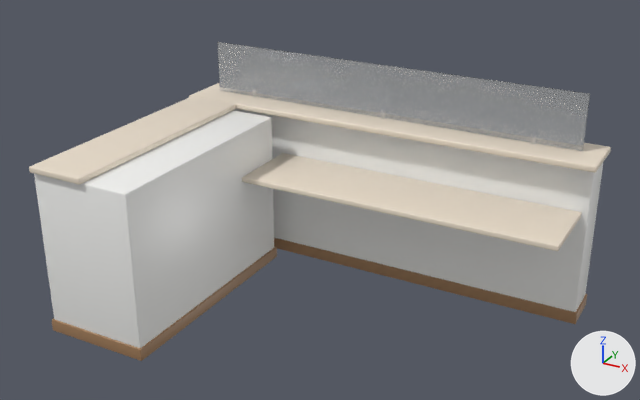
Renders of the glTF model frontend/dist/models/furniture/reception_counter.glb from each side of a commit.
One viewpoint serves both versions: a 50 mm camera at (2.32, -4.9, 2.95) aimed at (-0.05, -0.6, 0.8). Lighting does not change. The marker at lower right points along +X, +Y and +Z. The older version comes first. Vertices at exactly the same position are counted once.

Objects in the first picture: 'Baseboard_Front', 'CounterTopPublic', 'FrontBody', 'GlassVisor', 'InternalDesk', 'ReturnBaseboard', 'ReturnBody', 'ReturnTopPublic' and 3 more.
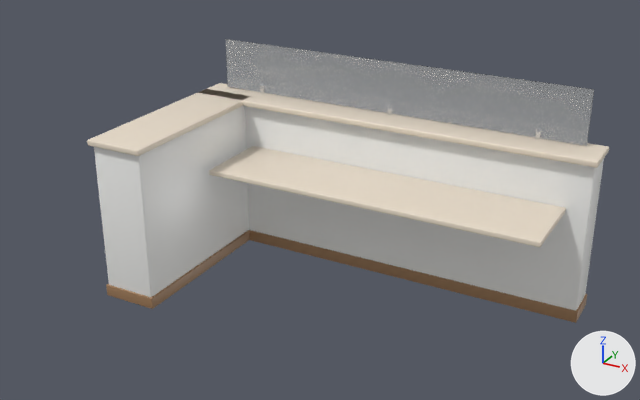
Where the newer file only moved an object's origin or applied its transform, the numbers keep the older frame.

Location of each change, (x1, y1, x2, y2) in pixels of the pictures (640 x 400 px):
'ReturnBody', moved, rescaled (35% narrower, 20% shorter)
    before: (34, 110, 274, 348)
    after: (94, 106, 249, 297)
'FrontBody', moved
    before: (234, 109, 603, 312)
    after: (244, 106, 604, 311)
'GlassVisor', moved
    before: (217, 42, 590, 151)
    after: (226, 39, 594, 146)
'CounterTopPublic', rescaled
    before: (189, 83, 611, 173)
    after: (198, 83, 609, 168)
'ReturnTopPublic', moved, rescaled (21% narrower, 24% shorter)
    before: (29, 96, 236, 185)
    after: (87, 89, 250, 156)
'ReturnBaseboard', moved, rescaled (36% narrower, 31% shorter)
    before: (52, 246, 277, 361)
    after: (106, 230, 250, 309)
'Baseboard_Front', moved
    before: (274, 238, 587, 324)
    after: (249, 230, 587, 323)

Diff of the bpy script that builds the scene:
```diff
--- a/frontend/dist/models/furniture/reception_counter.glb.py
+++ b/frontend/dist/models/furniture/reception_counter.glb.py
@@ me_cube @@
-me_cube.from_pydata(...)  # 96 vertices, 188 faces; spans x -1.4..1.4, y 0.08..0.34, z 0.02..1.06
+me_cube.from_pydata(...)  # 96 vertices, 188 faces; spans x -1.4..1.4, y 0.1..0.34, z 0.02..1.06
+# me_cube part 1: the whole mesh is moved by (0.0, 0.01, 0.0)
 me_cube.materials.append(mat_mat_offwhitelacquer)
@@ me_cube_001 @@
-me_cube_001.from_pydata(...)  # 96 vertices, 188 faces; spans x -1.41..1.41, y 0.07..0.35, z 0.0..0.08
+me_cube_001.from_pydata(...)  # 96 vertices, 188 faces; spans x -1.41..1.41, y 0.09..0.35, z 0.0..0.08
+# me_cube_001 part 2: the whole mesh is moved by (0.0, 0.01, 0.0)
 me_cube_001.materials.append(mat_mat_darkwoodtrim)
@@ me_cube_013 @@
-me_cube_013.from_pydata(...)  # 152 vertices, 300 faces; spans x -1.43..1.43, y -0.03..0.35, z 1.06..1.1
+me_cube_013.from_pydata(...)  # 152 vertices, 300 faces; spans x -1.42..1.42, y -0.15..0.15, z -0.02..0.02
+# me_cube_013 part 3: the whole mesh is scaled about its middle by (0.993, 0.783, 1), then moved by (0.0, -0.16, -1.08)
 me_cube_013.materials.append(mat_mat_counteroak)
@@ me_cube_014 @@
-me_cube_014.from_pydata(...)  # 96 vertices, 188 faces; spans x -1.3..1.3, y 0.17..0.19, z 1.11..1.45
+me_cube_014.from_pydata(...)  # 96 vertices, 188 faces; spans x -1.3..1.3, y -0.01..0.01, z -0.17..0.17
+# me_cube_014 part 4: the whole mesh is moved by (0.0, -0.18, -1.28)
 me_cube_014.materials.append(mat_mat_glassvisor)
@@ me_cube_015 @@
-me_cube_015.from_pydata(...)  # 96 vertices, 188 faces; spans x -1.4..-0.72, y -1.55..-0.05, z 0.02..1.06
+me_cube_015.from_pydata(...)  # 96 vertices, 188 faces; spans x -0.18..0.18, y -0.6..0.6, z -0.52..0.52
+# me_cube_015 part 5: the whole mesh is scaled about its middle by (0.522, 0.799, 1), then moved by (1.06, 0.8, -0.54)
 me_cube_015.materials.append(mat_mat_offwhitelacquer)
@@ me_cube_016 @@
-me_cube_016.from_pydata(...)  # 96 vertices, 188 faces; spans x -1.41..-0.71, y -1.56..-0.04, z 0.0..0.08
+me_cube_016.from_pydata(...)  # 96 vertices, 188 faces; spans x -0.19..0.19, y -0.61..0.61, z -0.04..0.04
+# me_cube_016 part 6: the whole mesh is scaled about its middle by (0.54, 0.802, 1), then moved by (1.06, 0.8, -0.04)
 me_cube_016.materials.append(mat_mat_darkwoodtrim)
@@ me_cube_017 @@
-me_cube_017.from_pydata(...)  # 152 vertices, 300 faces; spans x -1.4..-1.02, y -1.58..-0.02, z 1.06..1.1
+me_cube_017.from_pydata(...)  # 152 vertices, 300 faces; spans x -0.2..0.2, y -0.63..0.63, z -0.02..0.02
+# me_cube_017 part 7: the whole mesh is scaled about its middle by (1.05, 0.806, 1), then moved by (1.21, 0.8, -1.08)
 me_cube_017.materials.append(mat_mat_counteroak)
@@ ob_countertoppublic @@
 ob_countertoppublic = bpy.data.objects.new('CounterTopPublic', me_cube_013)
-ob_countertoppublic.location = (0.0, 0.0, 0.0)
+ob_countertoppublic.location = (0.0, 0.2, 1.08)
@@ ob_glassvisor @@
 ob_glassvisor = bpy.data.objects.new('GlassVisor', me_cube_014)
-ob_glassvisor.location = (0.0, 0.0, 0.0)
+ob_glassvisor.location = (0.0, 0.28, 1.28)
@@ ob_returnbody @@
 ob_returnbody = bpy.data.objects.new('ReturnBody', me_cube_015)
-ob_returnbody.location = (0.0, 0.0, 0.0)
+ob_returnbody.location = (-1.22, -0.45, 0.54)
@@ ob_returnbaseboard @@
 ob_returnbaseboard = bpy.data.objects.new('ReturnBaseboard', me_cube_016)
-ob_returnbaseboard.location = (0.0, 0.0, 0.0)
+ob_returnbaseboard.location = (-1.22, -0.45, 0.04)
@@ ob_returntoppublic @@
 ob_returntoppublic = bpy.data.objects.new('ReturnTopPublic', me_cube_017)
-ob_returntoppublic.location = (0.0, 0.0, 0.0)
+ob_returntoppublic.location = (-1.22, -0.45, 1.08)
```
